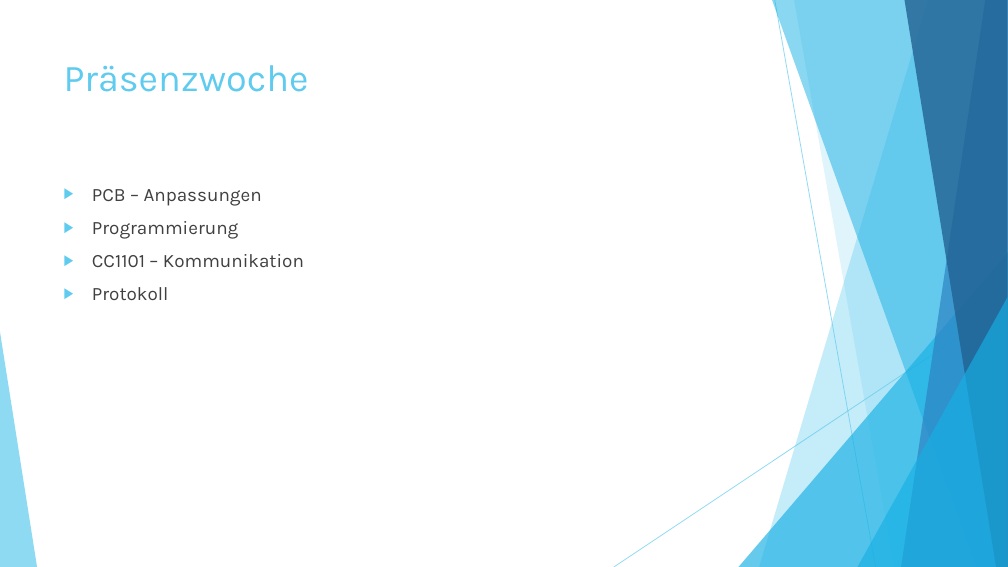
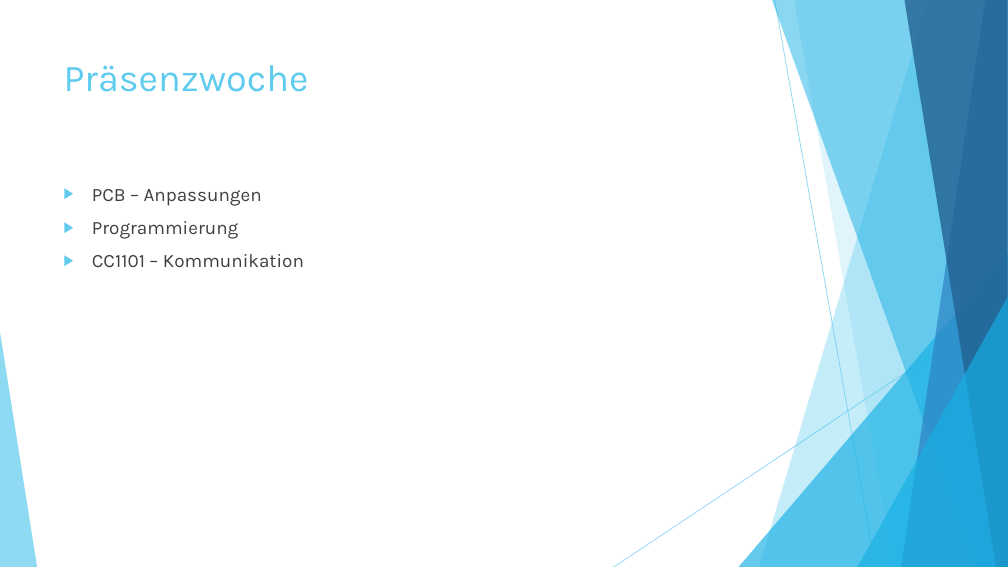
Before and after one commit to rinnerfabian/unistuff, a slide deck: slide 9 of IoT.pptx. Drawn at 1008x567 pixels with LibreOffice and Linux fonts; fonts in the diff are those of the drawing. Boxes give left, top, right and bottom in pixels: in the first picture for what was removed or moved away, otherwise in the second. Text is boxed around its words. In the diff, an @@ line names an element or a change of style, - is before the commit and + after.

Commit message:
jo

```diff
--- a/IoT.pptx
+++ b/IoT.pptx
@@ text at box(92, 287, 169, 300): paragraph removed @@
-▶ Protokoll
```
